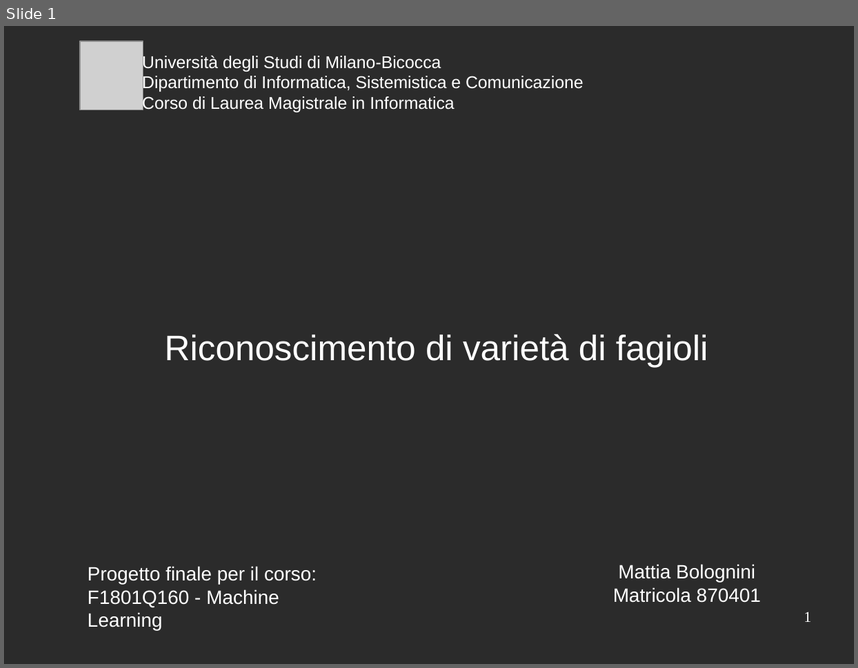
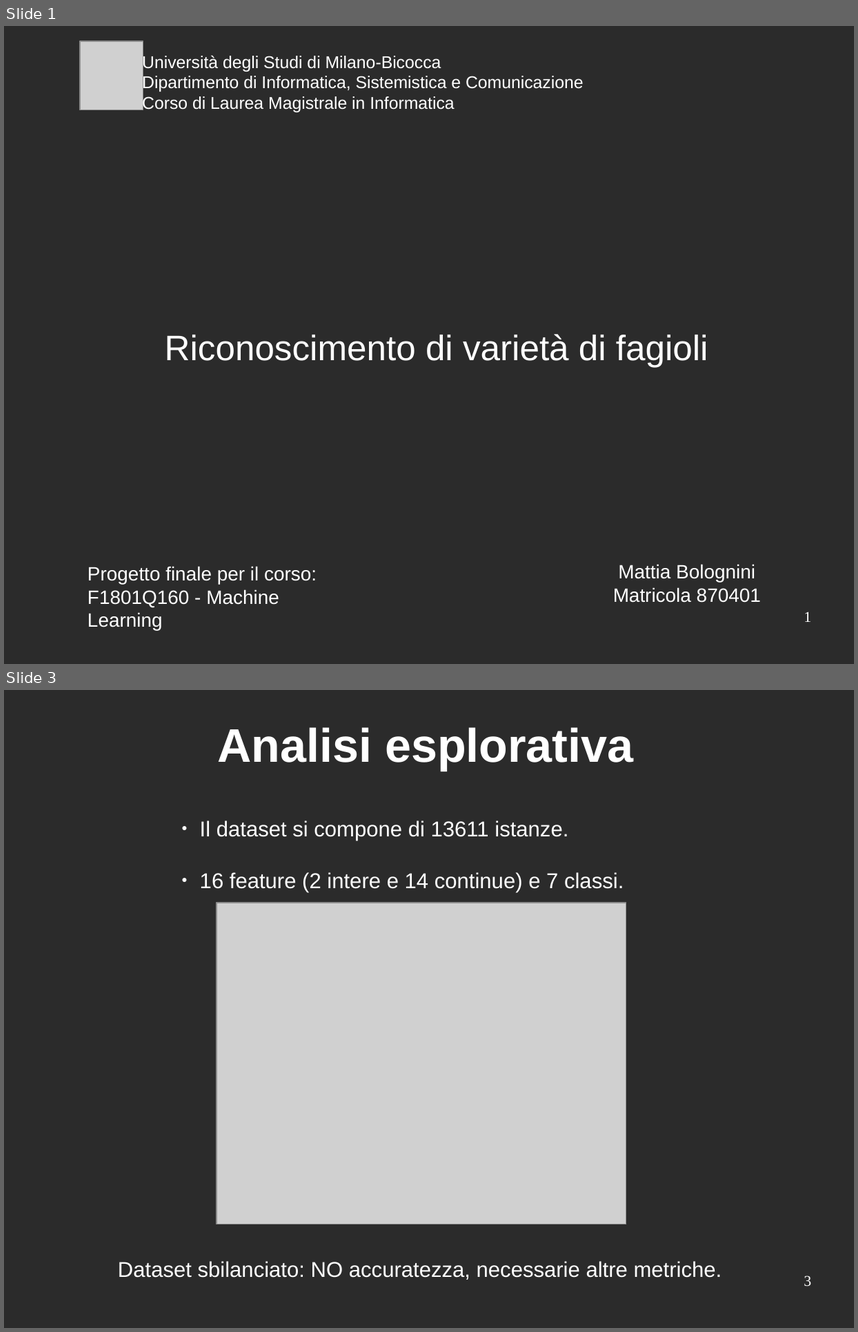
Before and after one commit to mattia010/dry_beans_ML, a slide deck: report/presentation_slides.odp. Shown one above the other, each under a label of ours: slide 1 before the commit, slides 1 and 3 after it; the slides between them are not shown. The pictures are 858x668 and 858x1332 pixels, drawn with LibreOffice and Linux fonts; fonts in the diff are those of the drawing; grey boxes stand for pictures; background and template pictures are left out; a plain dark background stands for a picture behind light text. Boxes give left, top, right and bottom in pixels: in the first picture for what was removed or moved away, otherwise in the second. Text is boxed around its words. In the diff, an @@ line names an element or a change of style, - is before the commit and + after.

```diff
--- a/report/presentation_slides.odp
+++ b/report/presentation_slides.odp
@@ slide 3 added at <box>4,690,854,1328</box>, background picture (left out) @@
@@ title added at <box>218,727,633,771</box>, 44 pt, text #FFFFFF, bold @@
+Analisi esplorativa
@@ text added at <box>200,820,624,892</box>, 20 pt, text #FFFFFF @@
+  ● Il dataset si compone di 13611 istanze.
+  ● 16 feature (2 intere e 14 continue) e 7 classi.
@@ picture added at <box>217,903,626,1225</box> @@
@@ text added at <box>118,1261,722,1279</box>, 20 pt, text #FFFFFF @@
+Dataset sbilanciato: NO accuratezza, necessarie altre metriche.
@@ page number added at <box>804,1275,811,1286</box>, 14 pt, text #FFFFFF @@
+3
```
Also in this commit, not shown: 3 slides changed, 10 other slides added, 7 slides removed.
